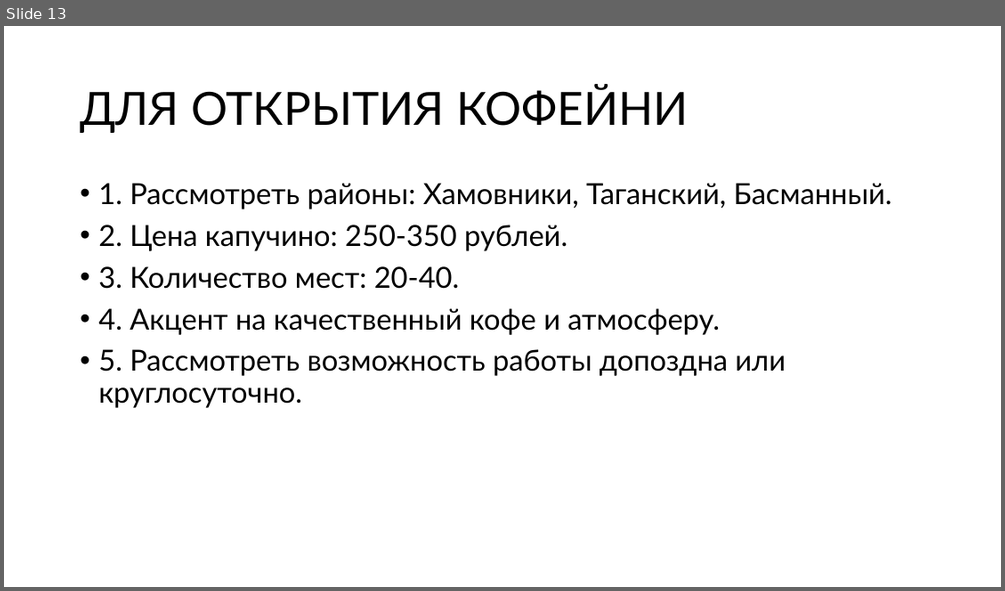
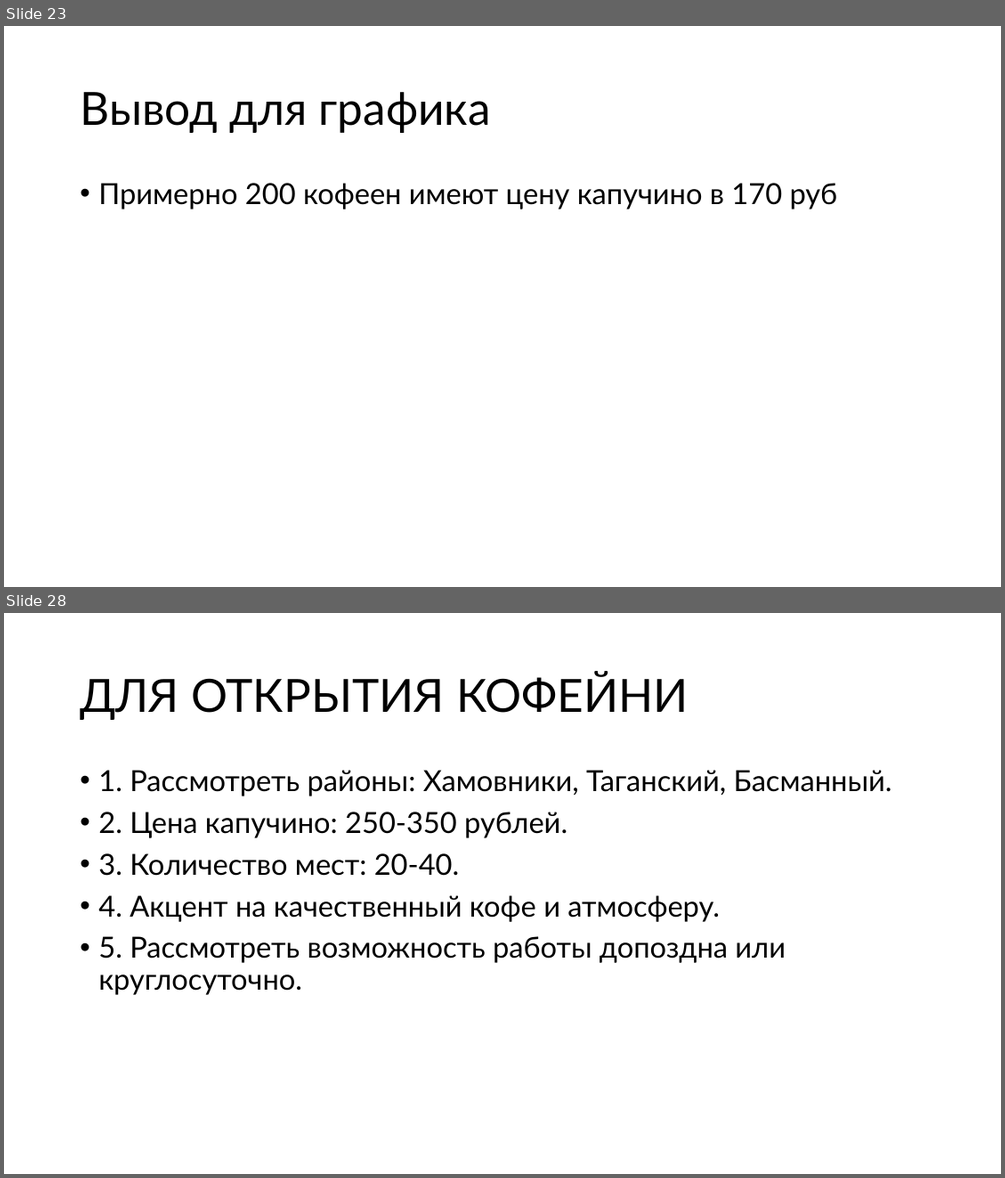
Before and after one commit to PHILIPP111007/masters_degree_Roshchin_M25-555, a slide deck: BI/moscow_places/moscow_places_hw.pptx. Shown one above the other, each under a label of ours: slide 13 before the commit, slides 23 and 28 after it; the slides between them are not shown. The pictures are 1005x591 and 1005x1178 pixels, drawn with LibreOffice and Linux fonts; fonts in the diff are those of the drawing. Boxes give left, top, right and bottom in pixels: in the first picture for what was removed or moved away, otherwise in the second. Text is boxed around its words. In the diff, an @@ line names an element or a change of style, - is before the commit and + after.

```diff
--- a/BI/moscow_places/moscow_places_hw.pptx
+++ b/BI/moscow_places/moscow_places_hw.pptx
@@ slide 23 added at box(4, 26, 1001, 587), background #FFFFFF @@
@@ title added at box(80, 92, 491, 133), 44 pt, text #000000 @@
+Вывод для графика
@@ text added at box(98, 183, 838, 209), 28 pt, text #000000 @@
+• Примерно 200 кофеен имеют цену капучино в 170 руб
@@ what was slide 13 is now slide 28 @@
```
Also in this commit, not shown: 2 slides changed, 14 other slides added, 2 other files.
